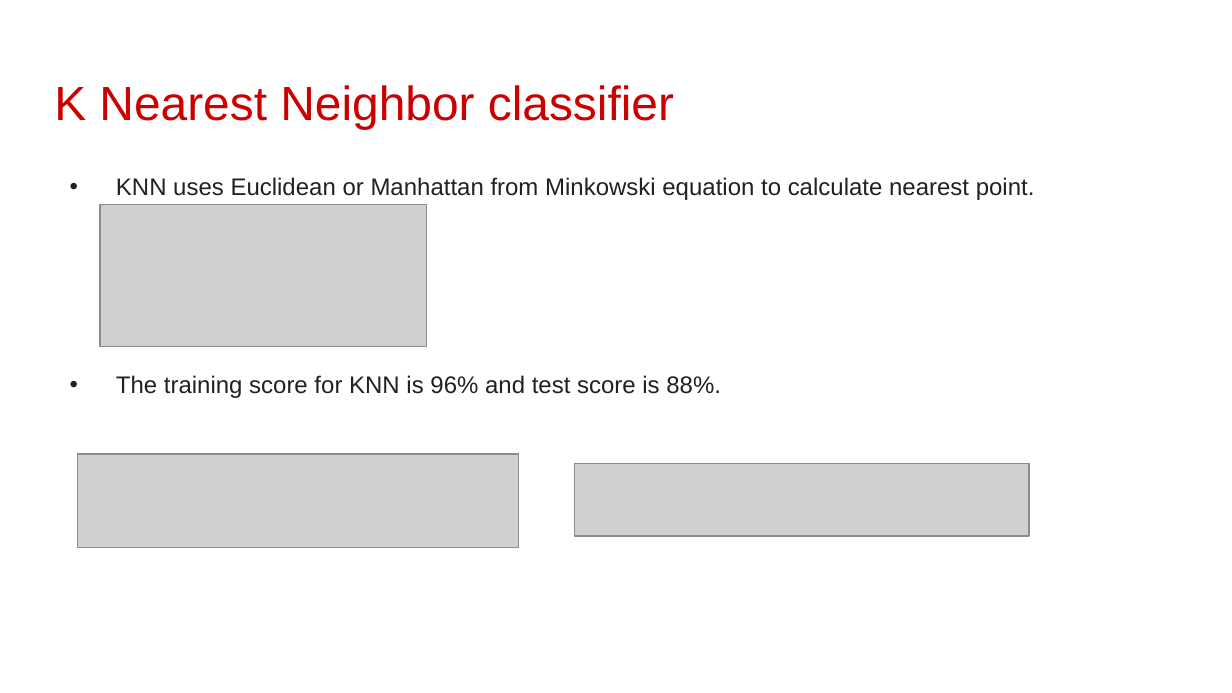
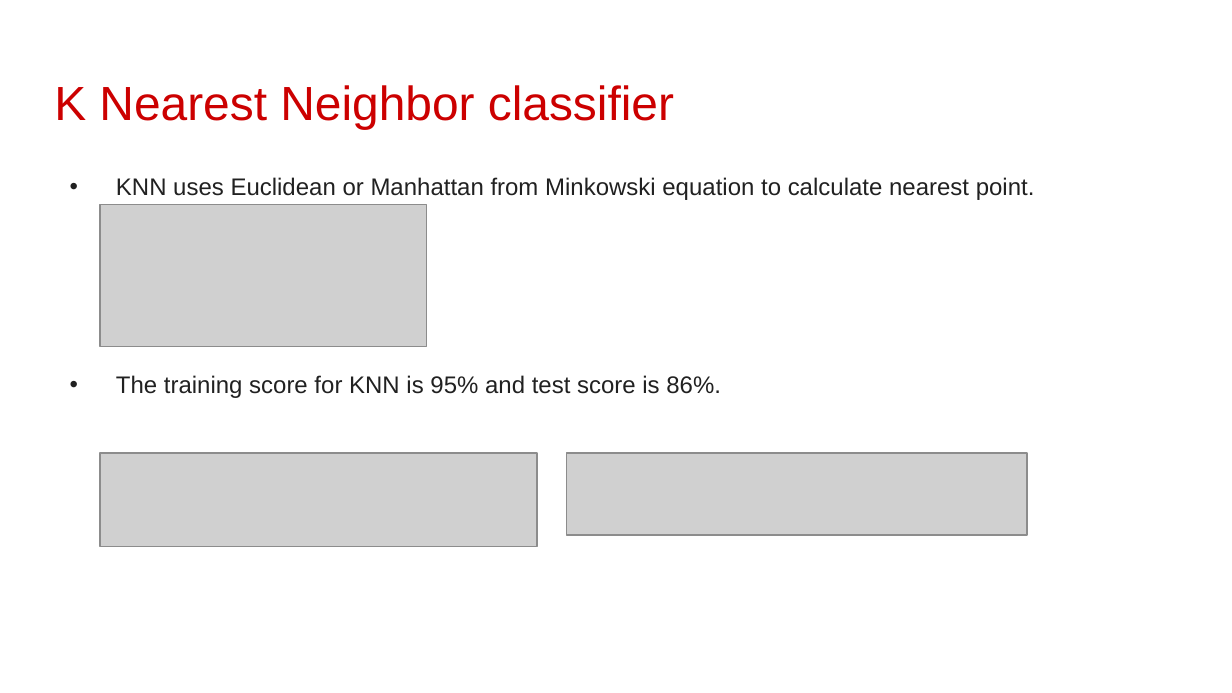
Before and after one commit to Thurab/Company_Bankruptcy_prediction_Classification_usecase, a slide deck: slide 13 of CapstoneProject_Company_Bankruptcy_prediction.pptx. Drawn at 1232x693 pixels with LibreOffice and Linux fonts; fonts in the diff are those of the drawing; grey boxes stand for pictures; background and template pictures are left out. Boxes give left, top, right and bottom in pixels: in the first picture for what was removed or moved away, otherwise in the second. Text is boxed around its words. In the diff, an @@ line names an element or a change of style, - is before the commit and + after.

```diff
--- a/CapstoneProject_Company_Bankruptcy_prediction.pptx
+++ b/CapstoneProject_Company_Bankruptcy_prediction.pptx
@@ text at [116,375,721,398]: text changed @@
-• The training score for KNN is 96% and test score is 88%.
+• The training score for KNN is 95% and test score is 86%.
@@ picture: place and size @@
-picture at [78,455,519,548]
+picture at [100,453,537,547]
@@ picture: place and size @@
-picture at [574,463,1029,536]
+picture at [567,453,1027,536]
```
Also in this commit, not shown: 16 other slides changed, 6 slides added, 6 slides removed, 2 other files.
